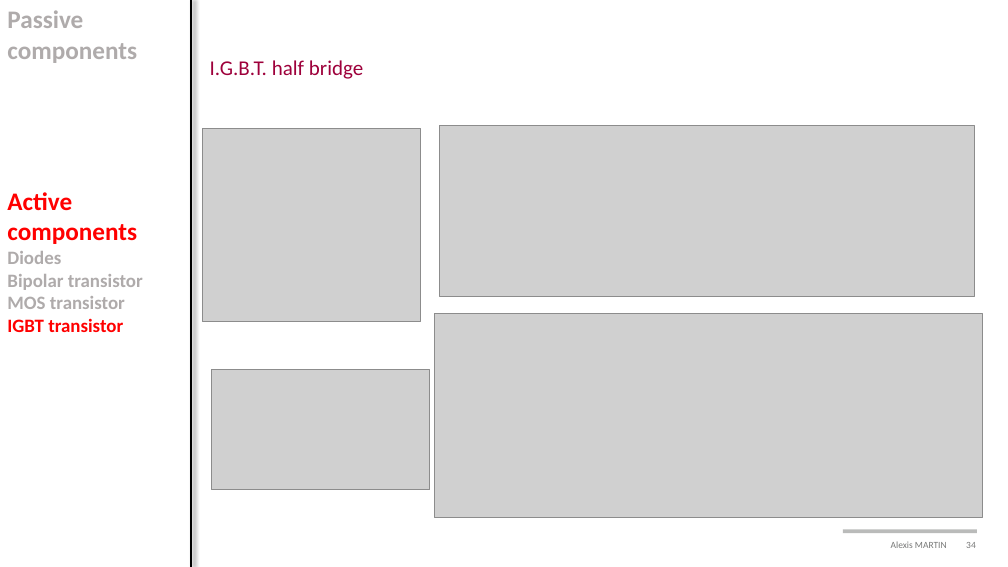
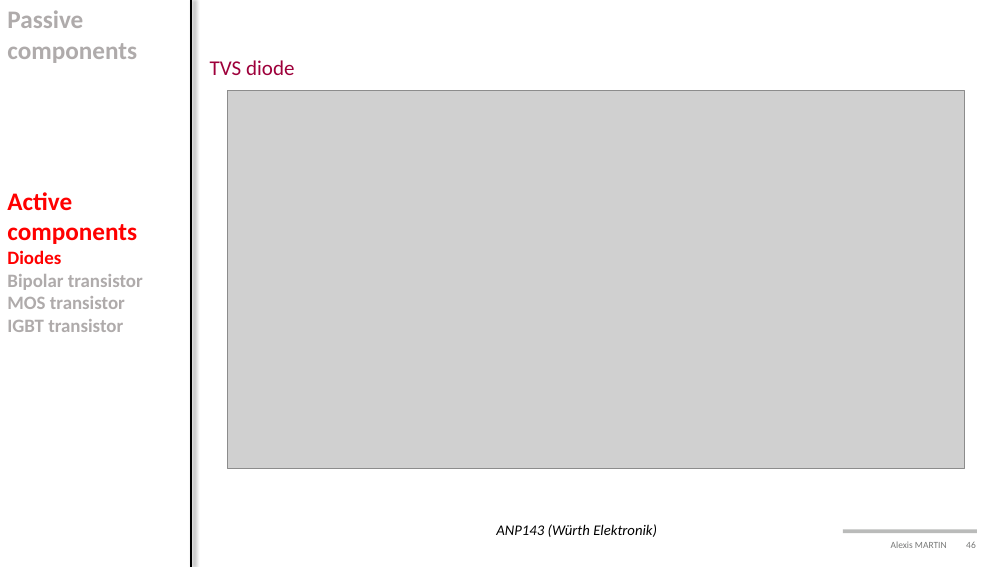
Before and after one commit to alexismartin46/Cours_Electronique_de_Puissance_FISE2, a slide deck: slide 46 of Cours/Cours3_components.pptx (slide 34 before the commit). Drawn at 1008x567 pixels with LibreOffice and Linux fonts; fonts in the diff are those of the drawing; grey boxes stand for pictures; background and template pictures are left out. Boxes give left, top, right and bottom in pixels: in the first picture for what was removed or moved away, otherwise in the second. Text is boxed around its words. In the diff, an @@ line names an element or a change of style, - is before the commit and + after.

```diff
--- a/Cours/Cours3_components.pptx
+++ b/Cours/Cours3_components.pptx
@@ text at bbox=[210, 60, 294, 75]: text changed @@
-I.G.B.T. half bridge
+TVS diode
@@ picture added at bbox=[227, 91, 965, 469] @@
@@ picture removed at bbox=[202, 129, 420, 322] @@
@@ picture removed at bbox=[439, 126, 975, 296] @@
@@ text at bbox=[7, 250, 123, 332]: text colour #AFABAB to #FF0000 in "Diodes"; text colour #FF0000 to #AFABAB in "IGBT transistor" @@
@@ picture removed at bbox=[435, 314, 983, 517] @@
@@ picture removed at bbox=[211, 370, 430, 490] @@
@@ text added at bbox=[496, 524, 657, 537], 14 pt, text #000000, italic @@
+ANP143 (Würth Elektronik)
@@ page number at bbox=[891, 542, 976, 548]: text changed @@
-Alexis MARTIN 34
+Alexis MARTIN 46
```
Also in this commit, not shown: 7 other slides changed, 6 slides added, 8 other files.
